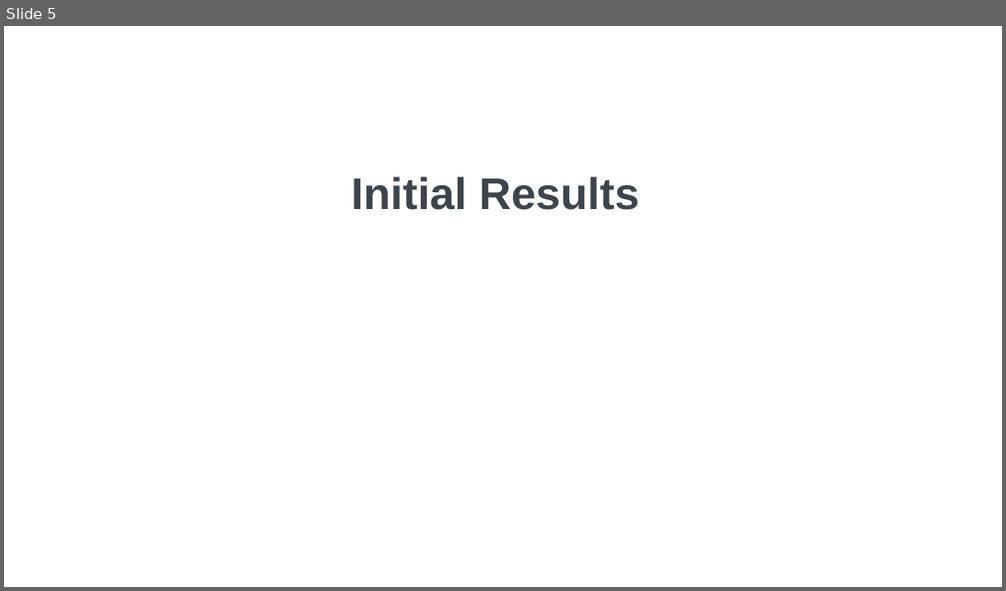
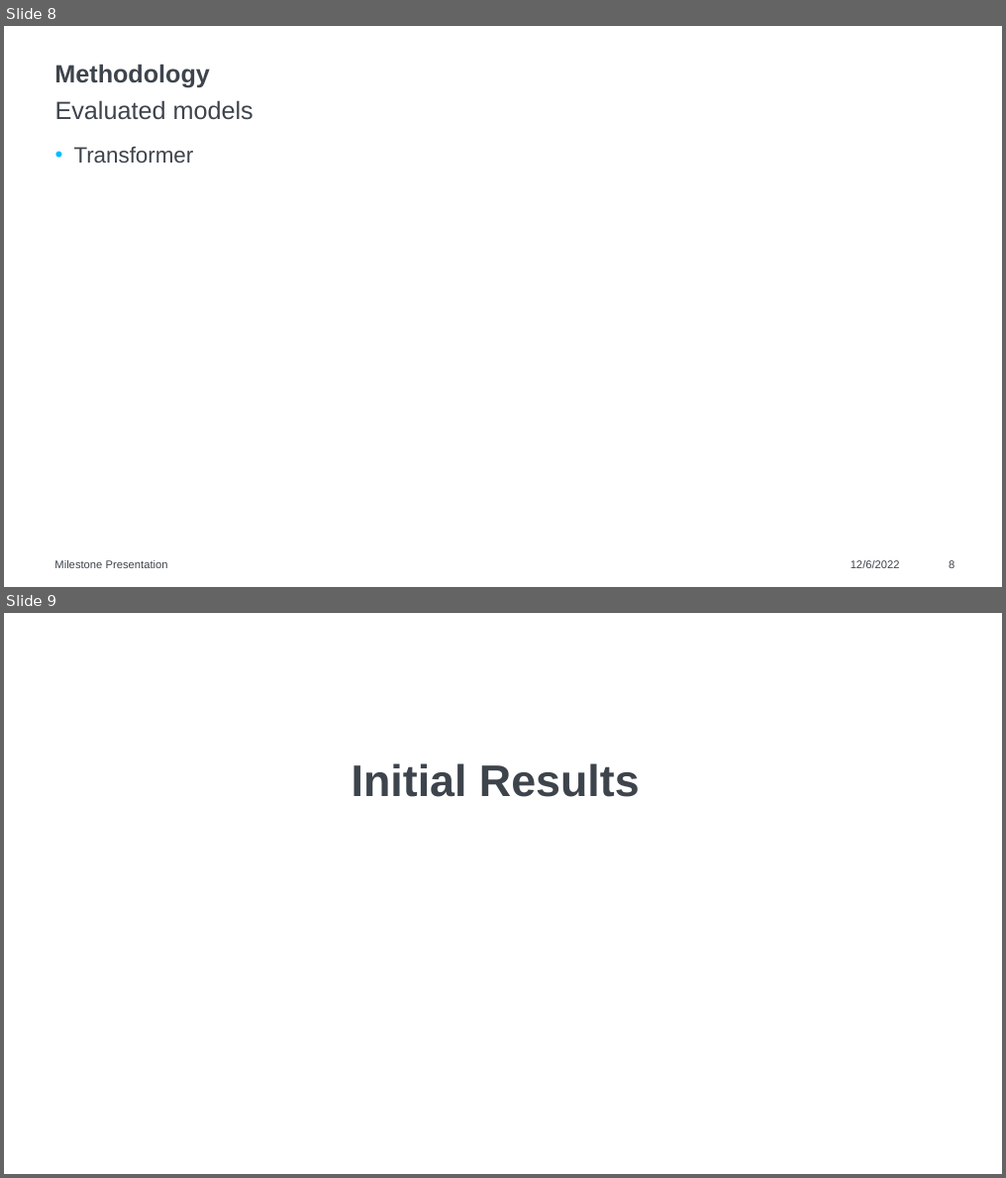
Before and after one commit to raviakash/Human_Activity_Postural_Transition_Recognition, a slide deck: Report/Milestone Presentation.pptx. Shown one above the other, each under a label of ours: slide 5 before the commit, slides 8 and 9 after it. The pictures are 1006x591 and 1006x1178 pixels, drawn with LibreOffice and Linux fonts; fonts in the diff are those of the drawing; background and template pictures are left out. Boxes give left, top, right and bottom in pixels: in the first picture for what was removed or moved away, otherwise in the second. Text is boxed around its words. In the diff, an @@ line names an element or a change of style, - is before the commit and + after.

```diff
--- a/Report/Milestone Presentation.pptx
+++ b/Report/Milestone Presentation.pptx
@@ slide 8 added at (x1=4, y1=26, x2=1002, y2=587), background #FFFFFF @@
@@ title added at (x1=54, y1=64, x2=210, y2=88), 18 pt, text #3E444C, bold @@
+Methodology
@@ text added at (x1=55, y1=100, x2=253, y2=120), 18 pt, text #3E444C @@
+Evaluated models
@@ text added at (x1=74, y1=147, x2=194, y2=163), 16 pt, text #3E444C @@
+• Transformer
@@ text added at (x1=54, y1=561, x2=168, y2=569), 8 pt, text #3E444C @@
+Milestone Presentation
@@ text added at (x1=850, y1=561, x2=900, y2=569), 8 pt, text #3E444C @@
+12/6/2022
@@ page number added at (x1=948, y1=561, x2=954, y2=569), 8 pt, text #3E444C @@
+8
@@ what was slide 5 is now slide 9 @@
```
Also in this commit, not shown: 1 slide changed, 7 other slides added, 4 other files.
